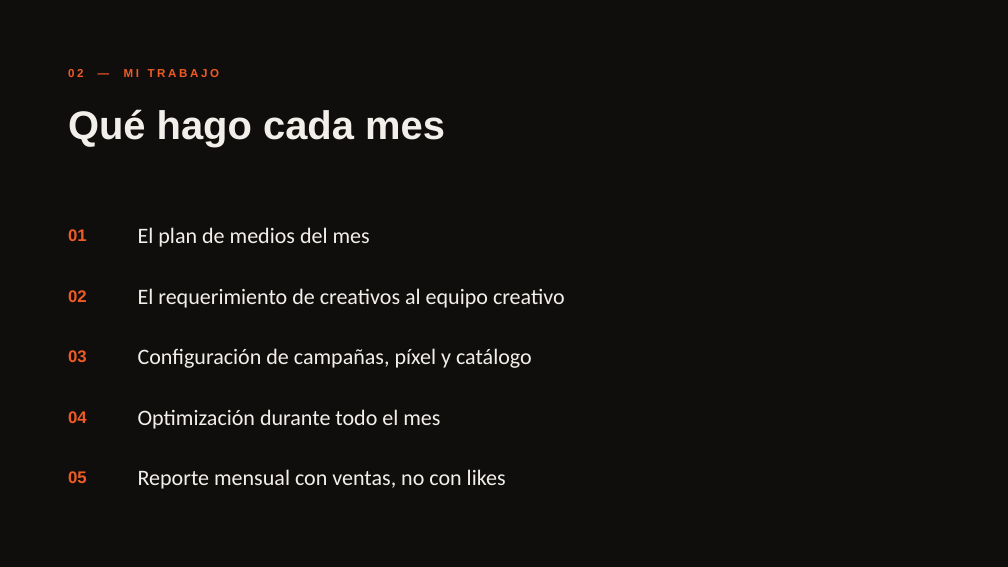
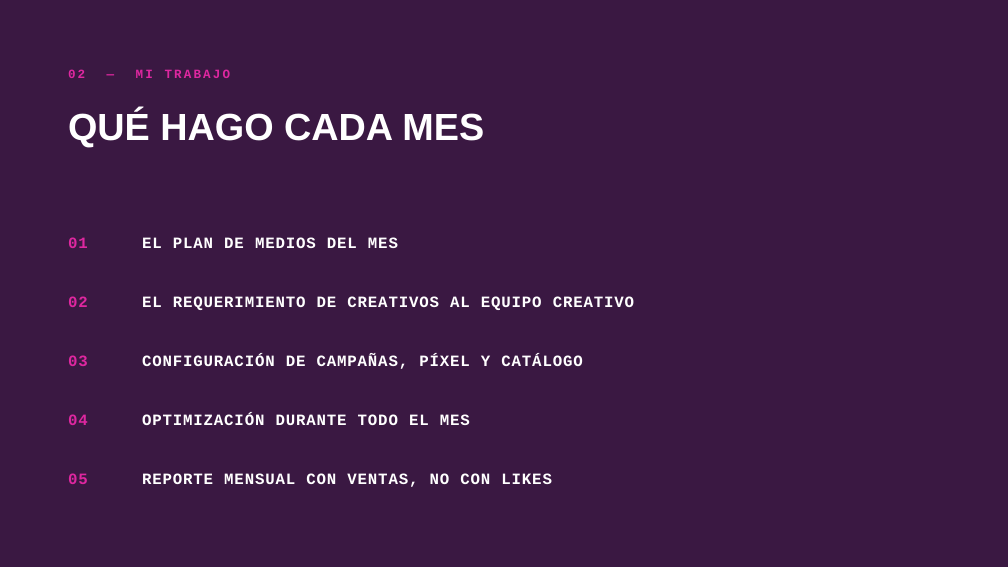
Before and after one commit to ScottishGrimReaper/Gmb-Aagent, a slide deck: slide 3 of propuestas/pobrevermut/PobreVermut - Propuesta Campanas 2026.pptx. Drawn at 1008x567 pixels with LibreOffice and Linux fonts; fonts in the diff are those of the drawing. Boxes give left, top, right and bottom in pixels: in the first picture for what was removed or moved away, otherwise in the second. Text is boxed around its words. In the diff, an @@ line names an element or a change of style, - is before the commit and + after.

```diff
--- a/propuestas/pobrevermut/PobreVermut - Propuesta Campanas 2026.pptx
+++ b/propuestas/pobrevermut/PobreVermut - Propuesta Campanas 2026.pptx
@@ background #0F0E0D to #3A1842 @@
@@ text "02 — MI TRABAJO" at <box>68,69,230,78</box>: size 11 to 12 pt, font Arial to Courier New, text colour #EF5B25 to #DE27A0, letter spacing 2.5 to 2 pt @@
@@ text at <box>68,110,484,147</box>: text changed; size 38 to 36 pt; text colour #F2EEE9 to #FFFFFF @@
-Qué hago cada mes
+QUÉ HAGO CADA MES
@@ size 16 to 15 pt, font Arial to Courier New, text colour #EF5B25 to #DE27A0, letter spacing 0 to 1 pt in 5 elements at <box>68,473,88,484</box>, <box>68,414,88,425</box>, <box>68,355,88,366</box>, <box>68,296,88,307</box>, <box>68,237,88,248</box> @@
@@ text "01": place and size @@
-text "01" at <box>68,229,87,241</box>
+text "01" at <box>68,237,88,248</box>
@@ text at <box>142,237,398,248</box>: text changed; size 21 to 15 pt; font Calibri to Courier New; text colour #F2EEE9 to #FFFFFF; bold on @@
-El plan de medios del mes
+EL PLAN DE MEDIOS DEL MES
@@ text at <box>142,296,634,310</box>: text changed; size 21 to 15 pt; font Calibri to Courier New; text colour #F2EEE9 to #FFFFFF; bold on @@
-El requerimiento de creativos al equipo creativo
+EL REQUERIMIENTO DE CREATIVOS AL EQUIPO CREATIVO
@@ text at <box>142,354,582,369</box>: text changed; size 21 to 15 pt; font Calibri to Courier New; text colour #F2EEE9 to #FFFFFF; bold on @@
-Configuración de campañas, píxel y catálogo
+CONFIGURACIÓN DE CAMPAÑAS, PÍXEL Y CATÁLOGO
@@ text at <box>142,413,470,425</box>: text changed; size 21 to 15 pt; font Calibri to Courier New; text colour #F2EEE9 to #FFFFFF; bold on @@
-Optimización durante todo el mes
+OPTIMIZACIÓN DURANTE TODO EL MES
@@ text at <box>142,473,552,487</box>: text changed; size 21 to 15 pt; font Calibri to Courier New; text colour #F2EEE9 to #FFFFFF; bold on @@
-Reporte mensual con ventas, no con likes
+REPORTE MENSUAL CON VENTAS, NO CON LIKES
```
Also in this commit, not shown: 4 other slides changed, 4 other files.
